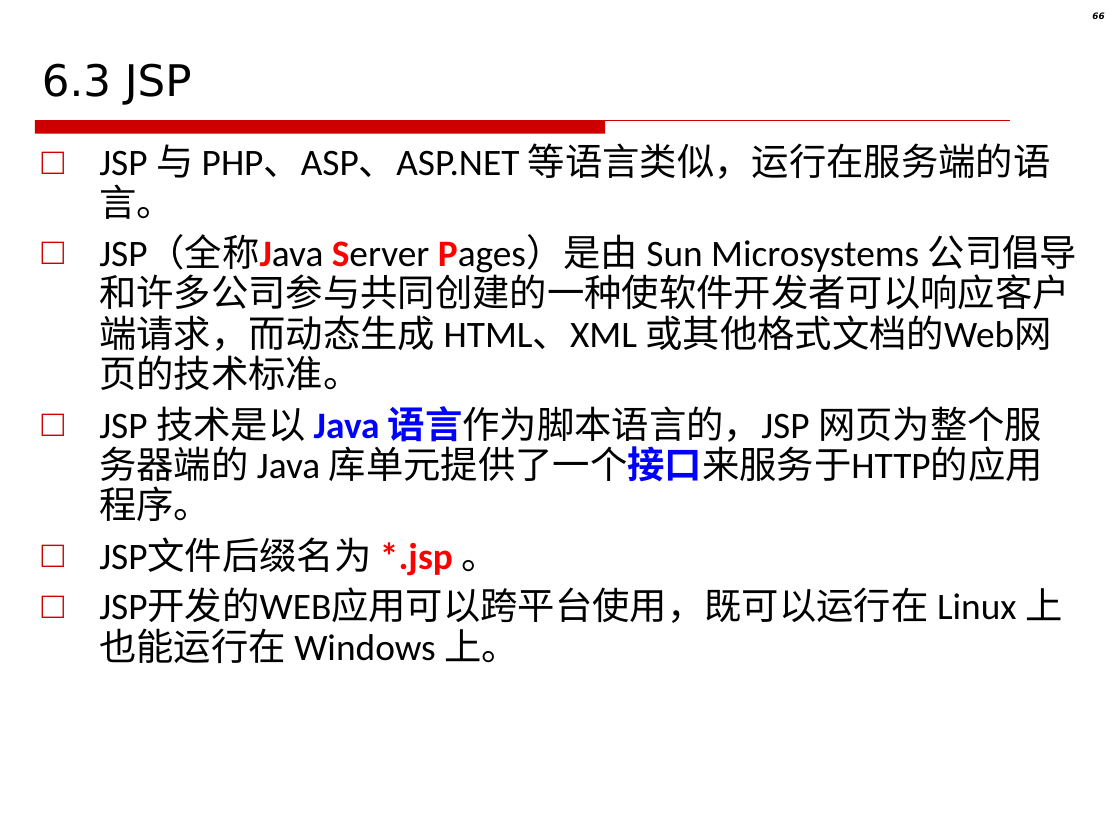
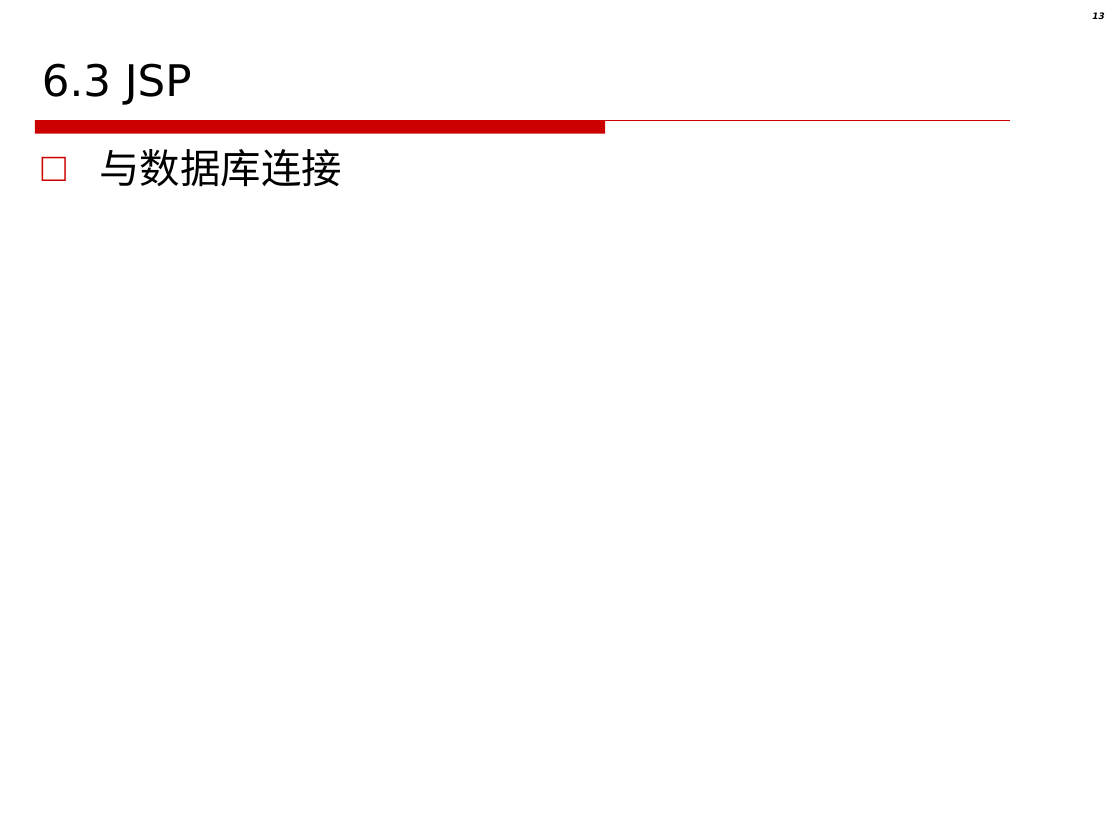
Before and after one commit to akikohaku/CSU-PPT, a slide deck: slide 13 of Web技术-2021/06.servlet.ppt (slide 66 before the commit). Drawn at 1120x840 pixels with LibreOffice and Linux fonts; fonts in the diff are those of the drawing; background and template pictures are left out. Boxes give left, top, right and bottom in pixels: in the first picture for what was removed or moved away, otherwise in the second. Text is boxed around its words. In the diff, an @@ line names an element or a change of style, - is before the commit and + after.

```diff
--- a/Web技术-2021/06.servlet.ppt
+++ b/Web技术-2021/06.servlet.ppt
@@ page number at <box>1092,13,1104,19</box>: text changed @@
-66
+13
@@ text at <box>99,149,342,187</box>: text changed; size 24.1 to 26 pt @@
-□ JSP 与 PHP、ASP、ASP.NET 等语言类似，运行在服务端的语言。
-□ JSP（全称Java Server Pages）是由 Sun Microsystems 公司倡导和许多公司参与共同创建的一种使软件开发者可以响应客户端请求，而动态生成 HTML、XML 或其他格式文档的Web网页的技术标准。
-□ JSP 技术是以 Java 语言作为脚本语言的，JSP 网页为整个服务器端的 Java 库单元提供了一个接口来服务于HTTP的应用程序。
-□ JSP文件后缀名为 *.jsp 。
-□ JSP开发的WEB应用可以跨平台使用，既可以运行在 Linux 上也能运行在 Windows 上。
+□ 与数据库连接
```
Also in this commit, not shown: 7 other slides changed, 3 slides added, 56 slides removed, 19 other files.
